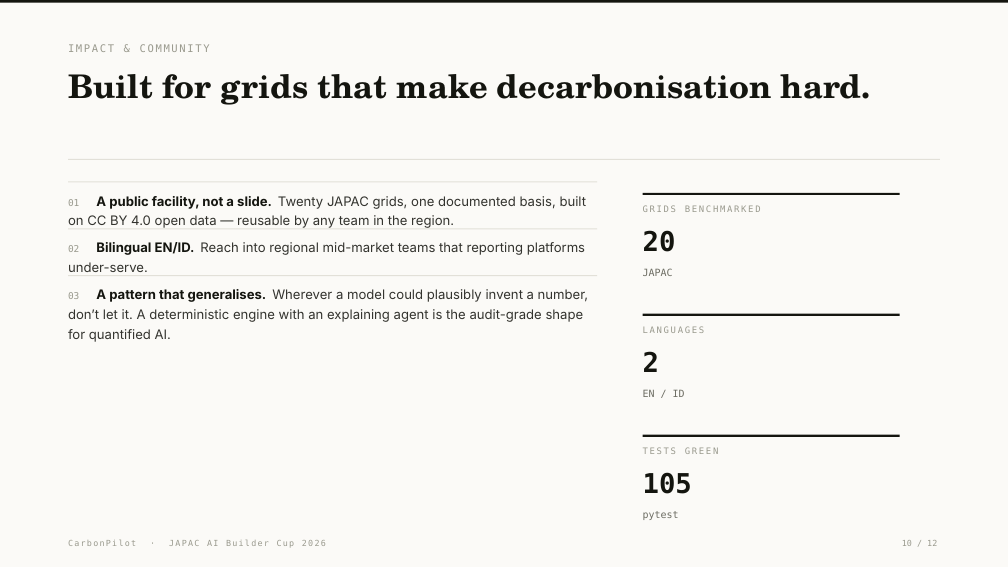
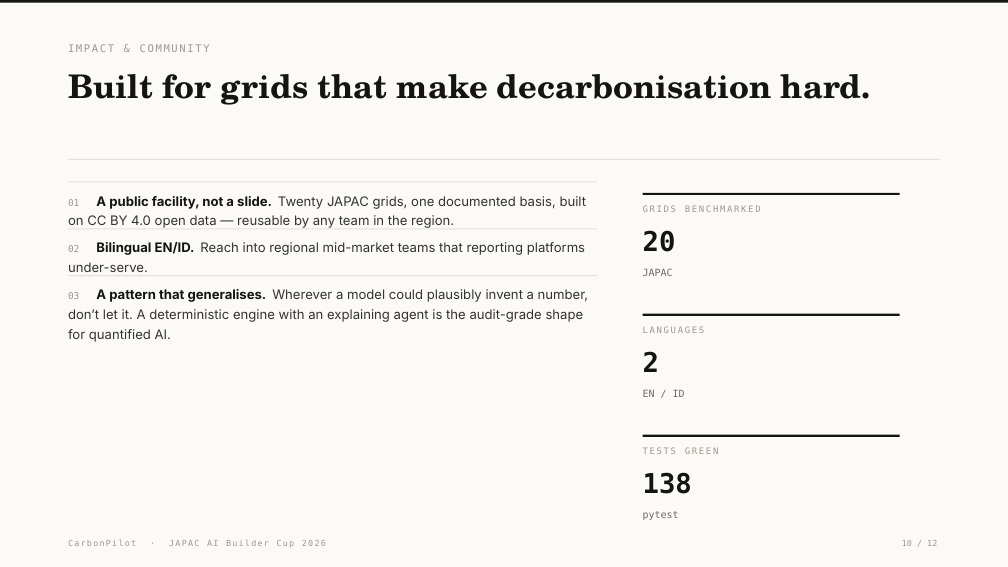
Before and after one commit to glatinone/carbonpilot, a slide deck: slide 10 of submission/CarbonPilot_submission_deck.pptx. Drawn at 1008x567 pixels with LibreOffice and Linux fonts; fonts in the diff are those of the drawing. Boxes give left, top, right and bottom in pixels: in the first picture for what was removed or moved away, otherwise in the second. Text is boxed around its words. In the diff, an @@ line names an element or a change of style, - is before the commit and + after.

```diff
--- a/submission/CarbonPilot_submission_deck.pptx
+++ b/submission/CarbonPilot_submission_deck.pptx
@@ text at (643,472,692,494): text changed @@
-105
+138
```
Also in this commit, not shown: 1 other slide changed, 12 other files.
